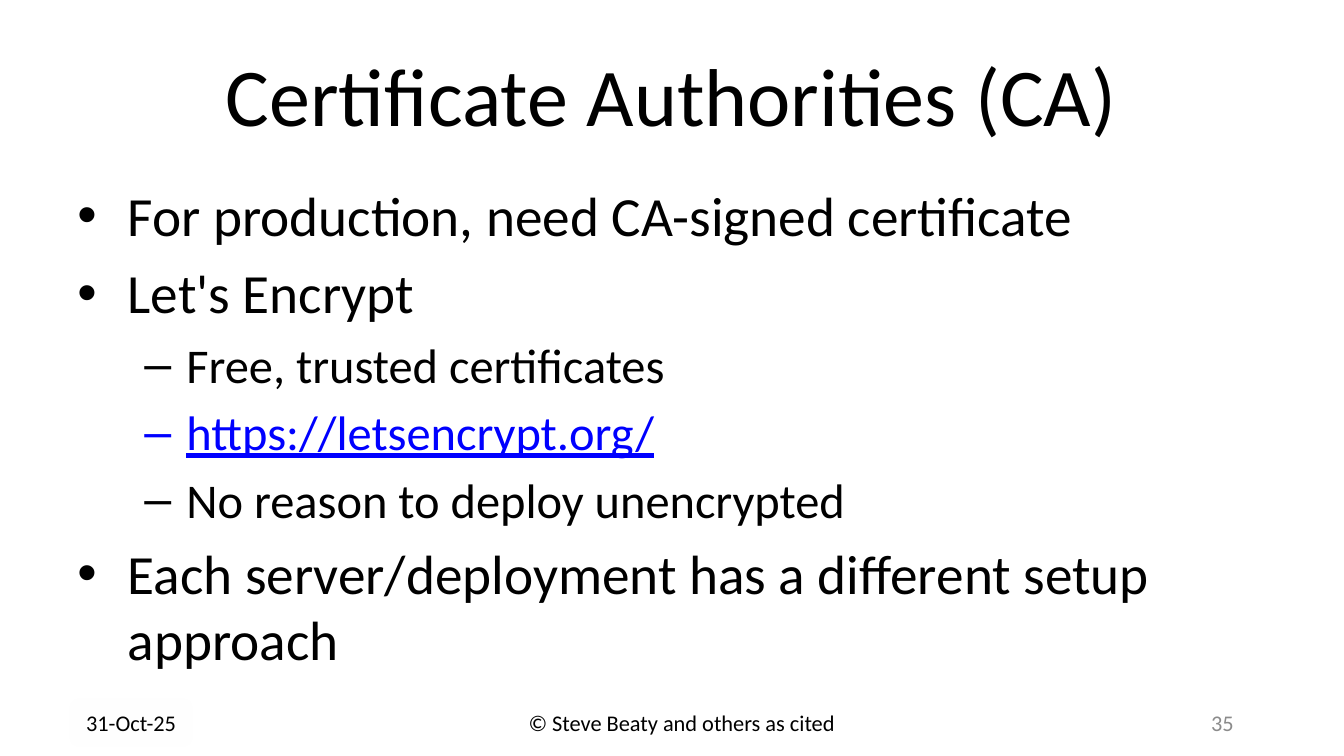
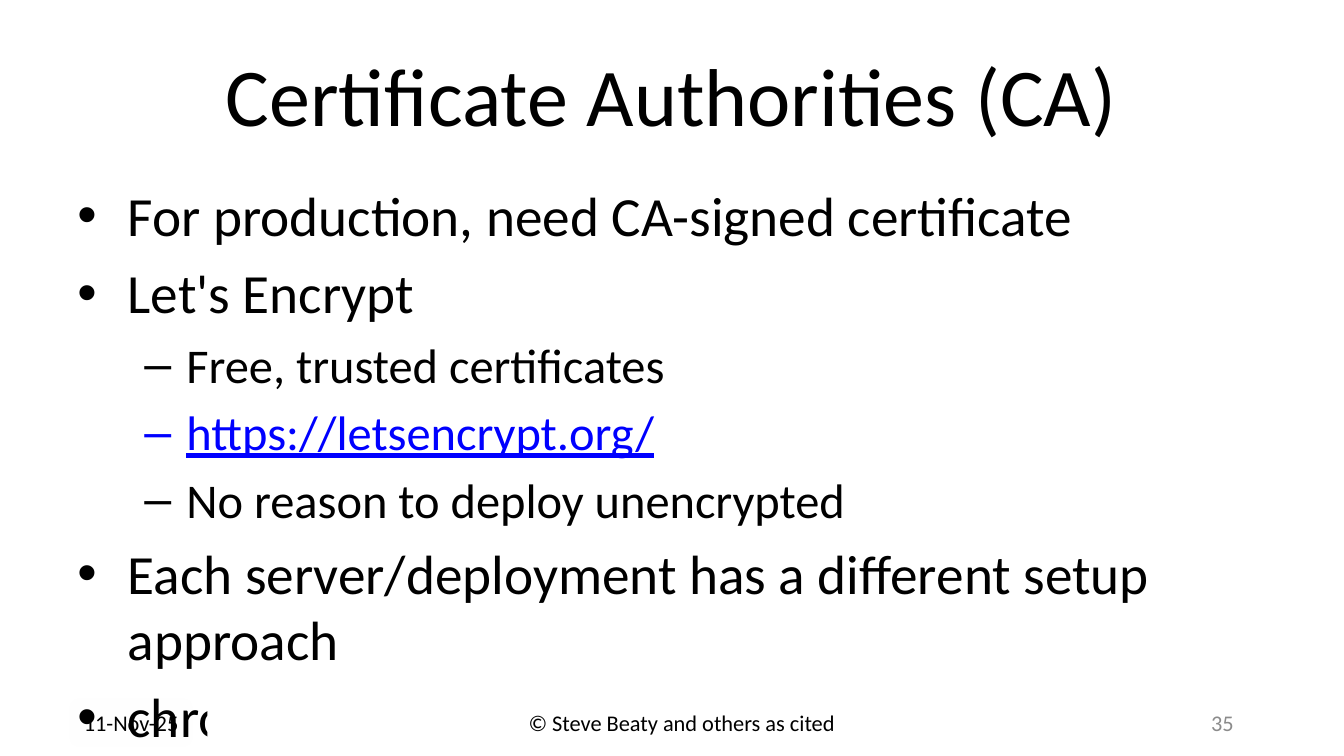
Before and after one commit to drb80/WebAppDev, a slide deck: slide 35 of Slides/Chapter06.pptx. Drawn at 1344x756 pixels with LibreOffice and Linux fonts; fonts in the diff are those of the drawing; background and template pictures are left out. Boxes give left, top, right and bottom in pixels: in the first picture for what was removed or moved away, otherwise in the second. Text is boxed around its words. In the diff, an @@ line names an element or a change of style, - is before the commit and + after.

```diff
--- a/Slides/Chapter06.pptx
+++ b/Slides/Chapter06.pptx
@@ text at box(84, 712, 179, 737): text changed @@
-31-Oct-25
+11-Nov-25
@@ text at box(128, 698, 989, 738): paragraph added @@
+• chrome://certificate-manager/crscerts
```
Also in this commit, not shown: 50 other slides changed, 41 slides added.
